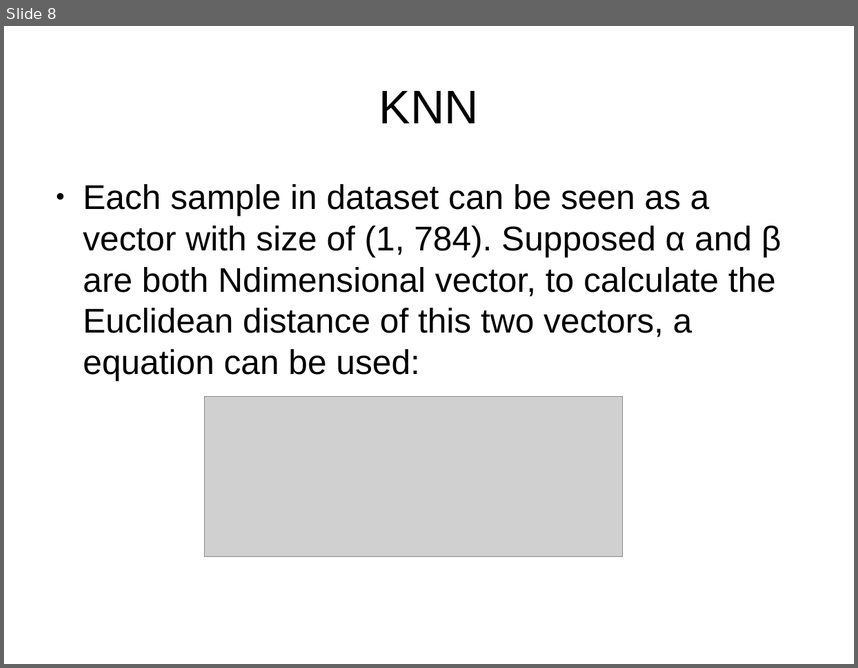
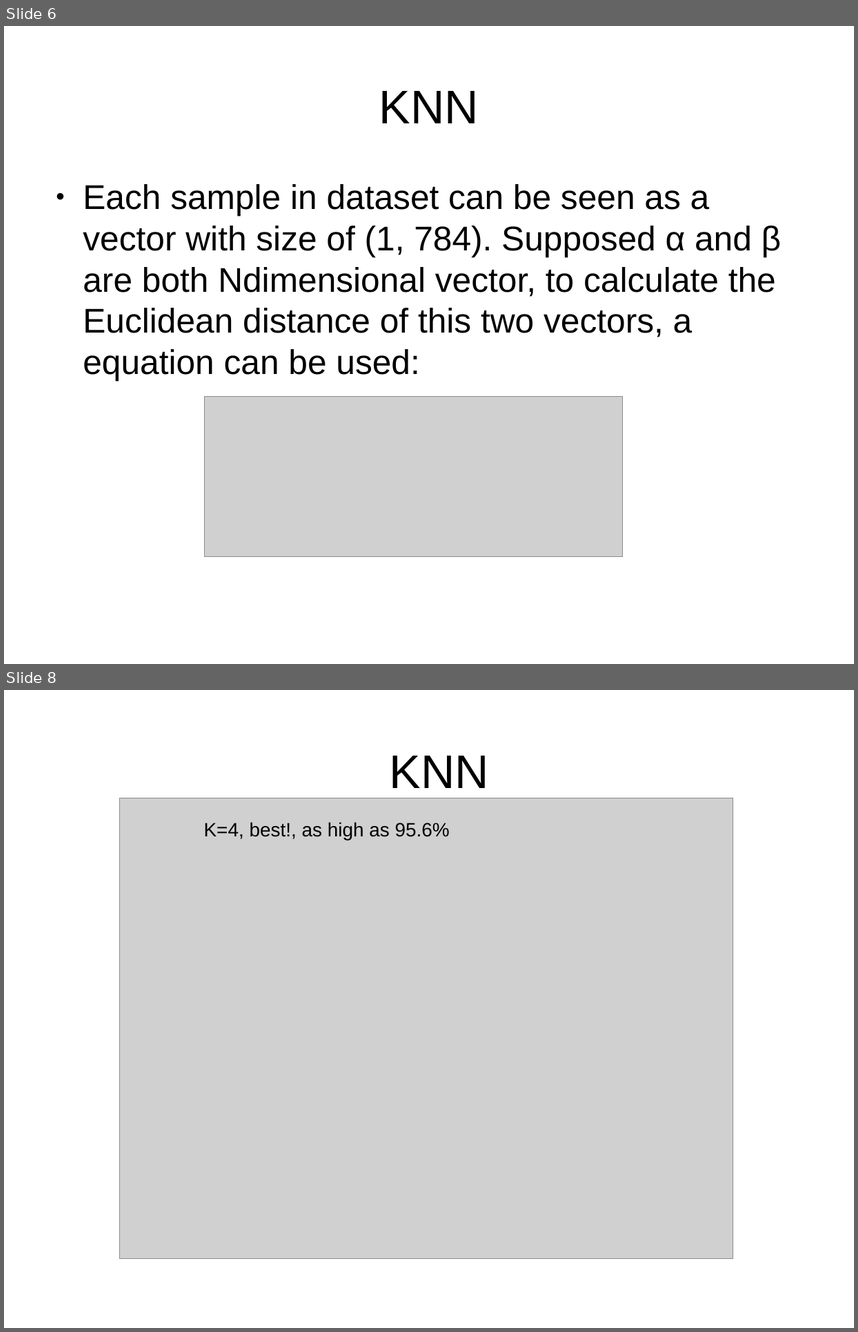
Before and after one commit to jsxcool/DigitRecognize, a slide deck: 695ppt 1.pptx. Shown one above the other, each under a label of ours: slide 8 before the commit, slides 6 and 8 after it; the slides between them are not shown. The pictures are 858x668 and 858x1332 pixels, drawn with LibreOffice and Linux fonts; fonts in the diff are those of the drawing; grey boxes stand for pictures; background and template pictures are left out. Boxes give left, top, right and bottom in pixels: in the first picture for what was removed or moved away, otherwise in the second. Text is boxed around its words. In the diff, an @@ line names an element or a change of style, - is before the commit and + after.

```diff
--- a/695ppt 1.pptx
+++ b/695ppt 1.pptx
@@ slide 8 added at (4, 690, 854, 1328), background picture (left out) @@
@@ text added at (390, 756, 489, 788), 44 pt, text #000000 @@
+KNN
@@ picture added at (120, 798, 734, 1259) @@
@@ text added at (204, 822, 450, 840), 18 pt, text #000000 @@
+K=4, best!, as high as 95.6%
@@ what was slide 8 is now slide 6 @@
```
Also in this commit, not shown: 7 slides changed, 2 other slides added, 3 slides removed, 3 other files.
